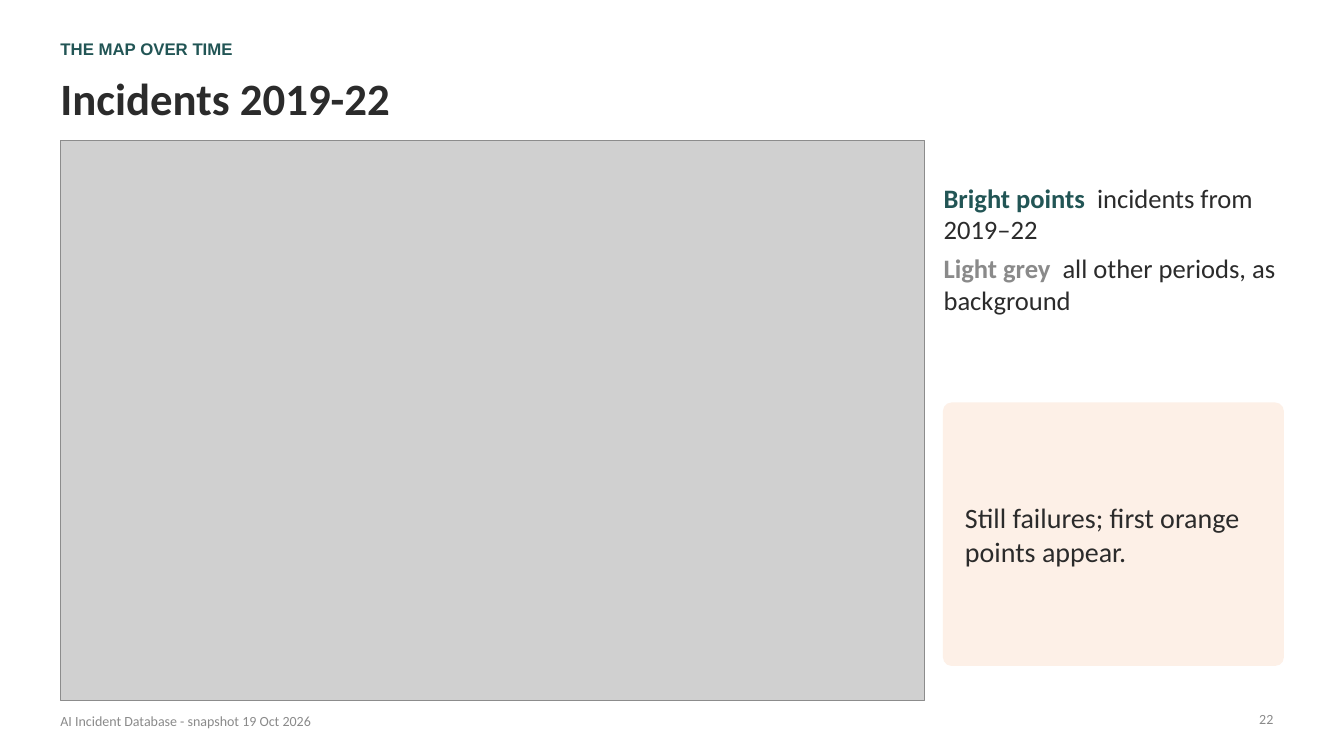
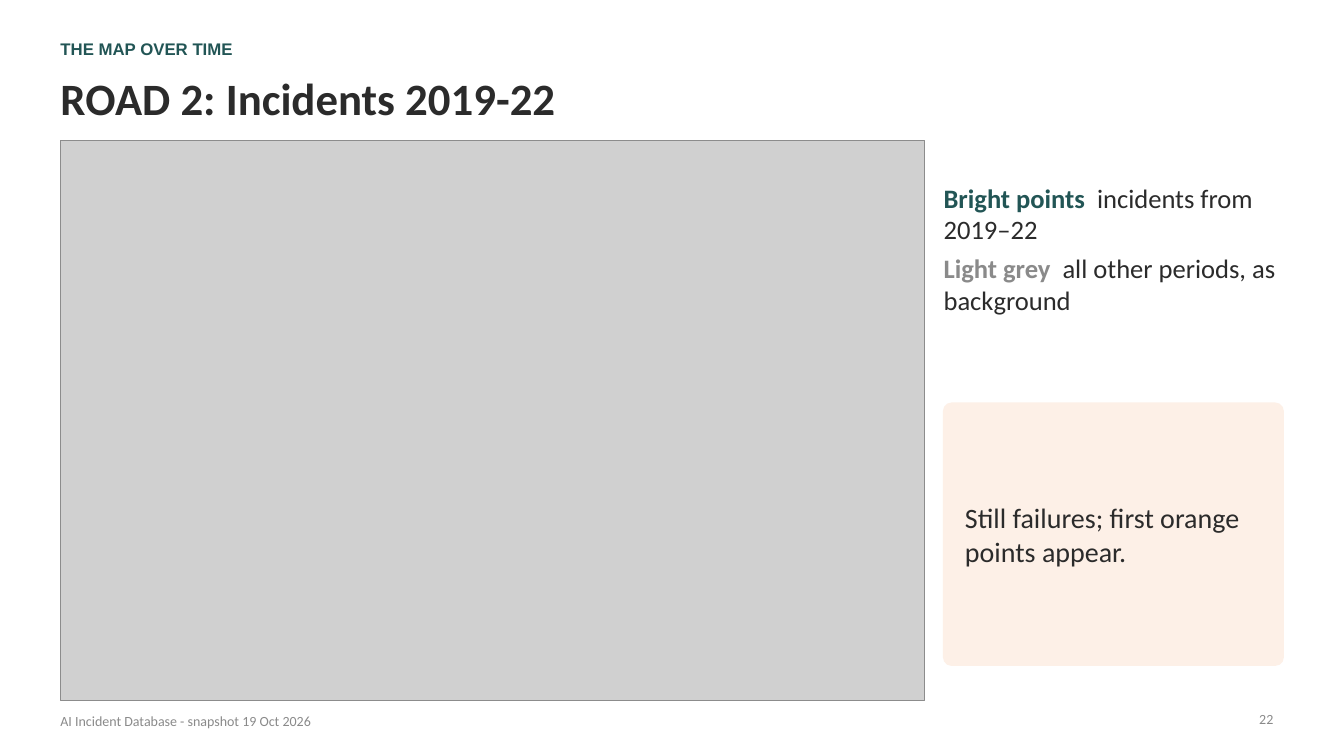
Before and after one commit to nnamyslowska/ai-incidents-analysis, a slide deck: slide 22 of From AI that breaks to AI that is weaponized - AIID.pptx. Drawn at 1344x756 pixels with LibreOffice and Linux fonts; fonts in the diff are those of the drawing; grey boxes stand for pictures. Boxes give left, top, right and bottom in pixels: in the first picture for what was removed or moved away, otherwise in the second. Text is boxed around its words. In the diff, an @@ line names an element or a change of style, - is before the commit and + after.

Commit message:
Added changes to slide titles

```diff
--- a/From AI that breaks to AI that is weaponized - AIID.pptx
+++ b/From AI that breaks to AI that is weaponized - AIID.pptx
@@ title at box(60, 83, 555, 116): text changed @@
-Incidents 2019-22
+ROAD 2: Incidents 2019-22
```
Also in this commit, not shown: 10 other slides changed, 1 other file.
